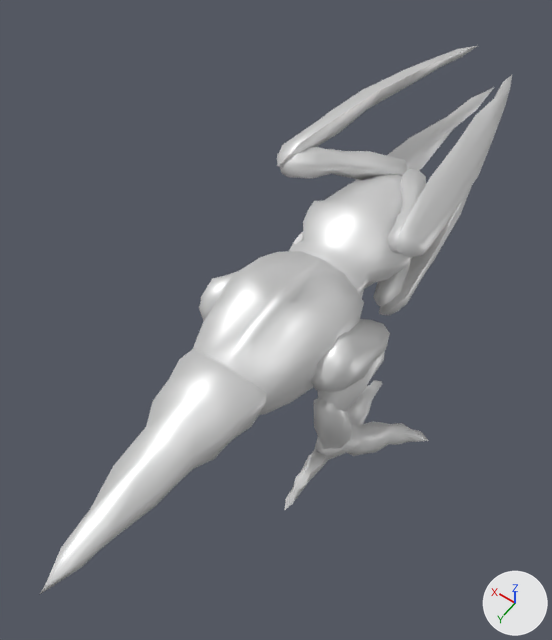
A saved change to the glTF model glb/raptor_land_assault_spectre_t2_v1.glb.
Both versions are drawn from a camera (50 mm lens) standing at (-36.5, 59.4, 114.0) and looking at (6.5, -0.8, 19.3). Lighting does not change. The marker at lower right points along +X, +Y and +Z. The picture after the commit comes second. Where no turn or scale is listed for an object, it has been applied to the vertices.

The first picture shows 'body', 'head', 'lbladel', 'lbladeu', 'lforearmu', 'rbladel', 'rbladeu', 'rfoot', 'rforearmu', 'rshin', 'rthigh', 'tail' and 3 more.
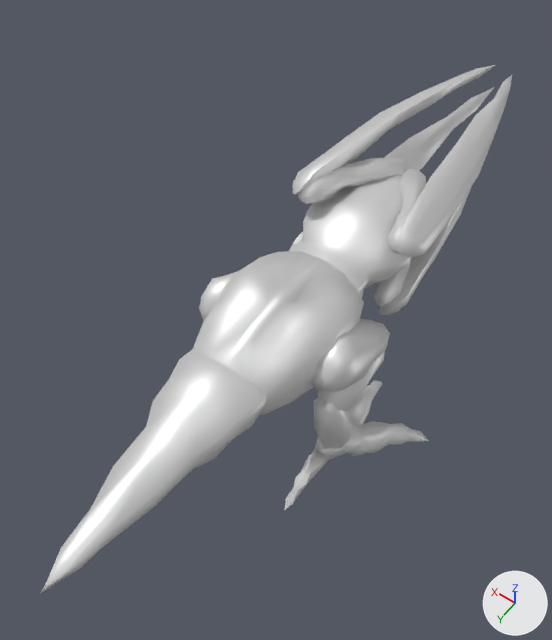
Pixel boxes (x1, y1, x2, y2) of what changed, in the pictures (552 x 640 px):
'lbladeu', moved: before (277, 46, 477, 166); after (293, 65, 496, 195)
'lforearmu', turned: before (280, 147, 408, 180); after (298, 158, 407, 204)

The change in detail:
Object 'lforearmu' (ob_lforearmu) turns from (0, 0, -22) to (0, 0, 0) degrees about x, y and z.
Object 'lbladeu' (ob_lbladeu) moves from (14.2, -13.7, 39.7) to (8.8, -10.1, 39.7).
